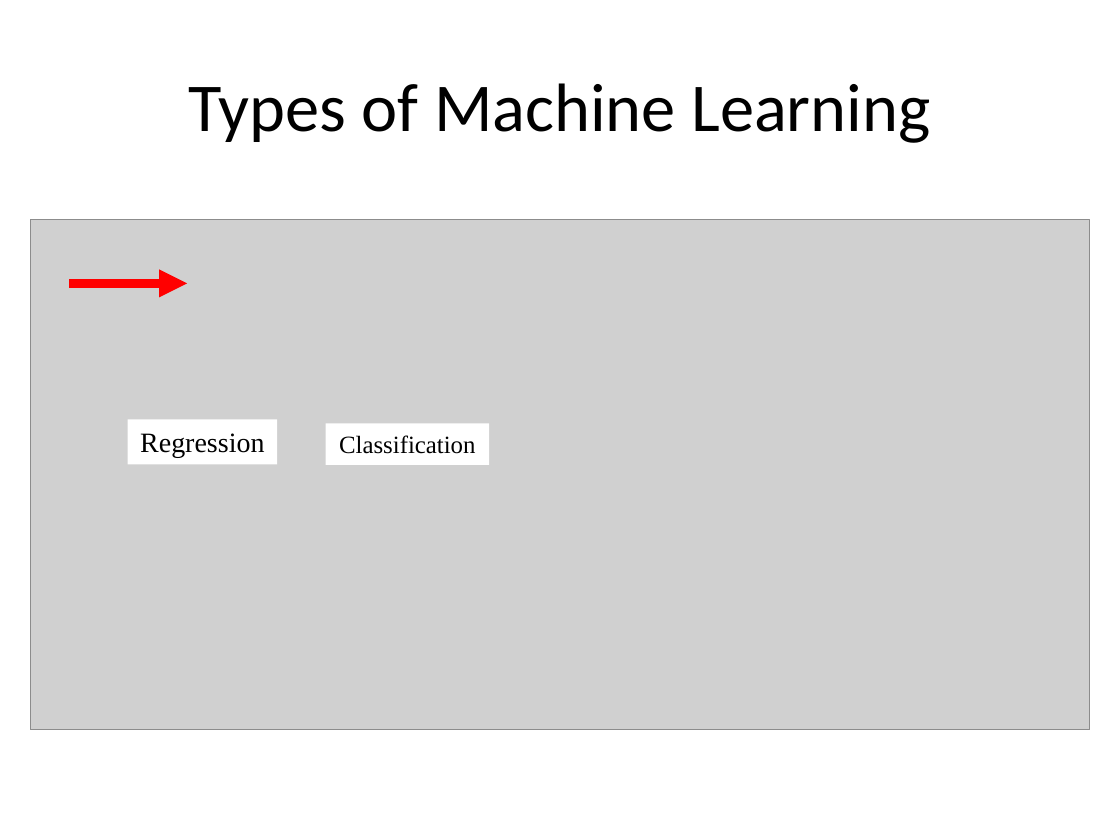
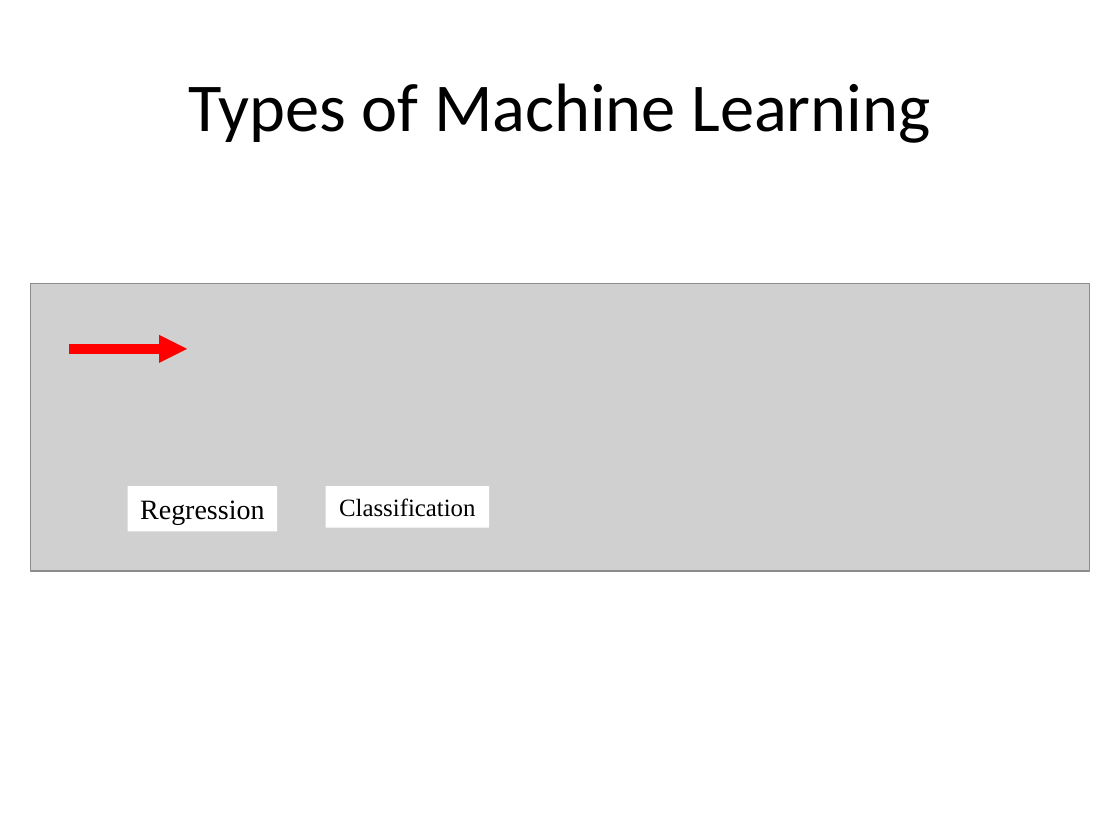
Before and after one commit to aloksharma1993/techfest-ml-tutorial, a slide deck: slide 3 of Techfest_ML.pptx. Drawn at 1120x840 pixels with LibreOffice and Linux fonts; fonts in the diff are those of the drawing; grey boxes stand for pictures. Boxes give left, top, right and bottom in pixels: in the first picture for what was removed or moved away, otherwise in the second. Text is boxed around its words. In the diff, an @@ line names an element or a change of style, - is before the commit and + after.

```diff
--- a/Techfest_ML.pptx
+++ b/Techfest_ML.pptx
@@ picture resized from (x1=30, y1=220, x2=1090, y2=730) to (x1=30, y1=283, x2=1090, y2=571) @@
@@ 2 rectangles, 1 arrow moved together from (x1=69, y1=283, x2=489, y2=465) to (x1=69, y1=348, x2=489, y2=531) @@
```
Also in this commit, not shown: 11 other slides changed, 3 slides added.
